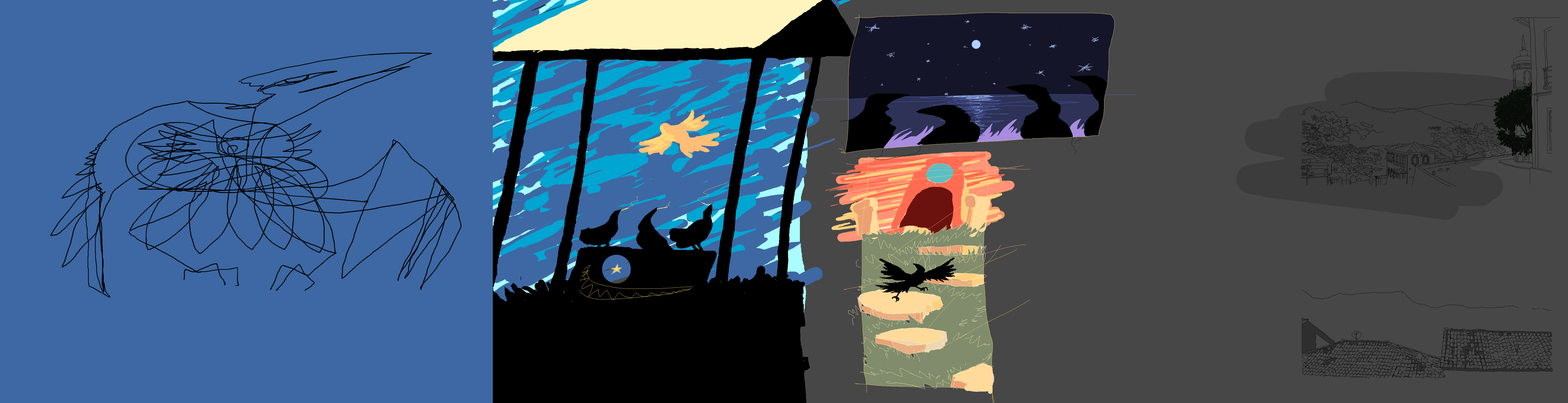
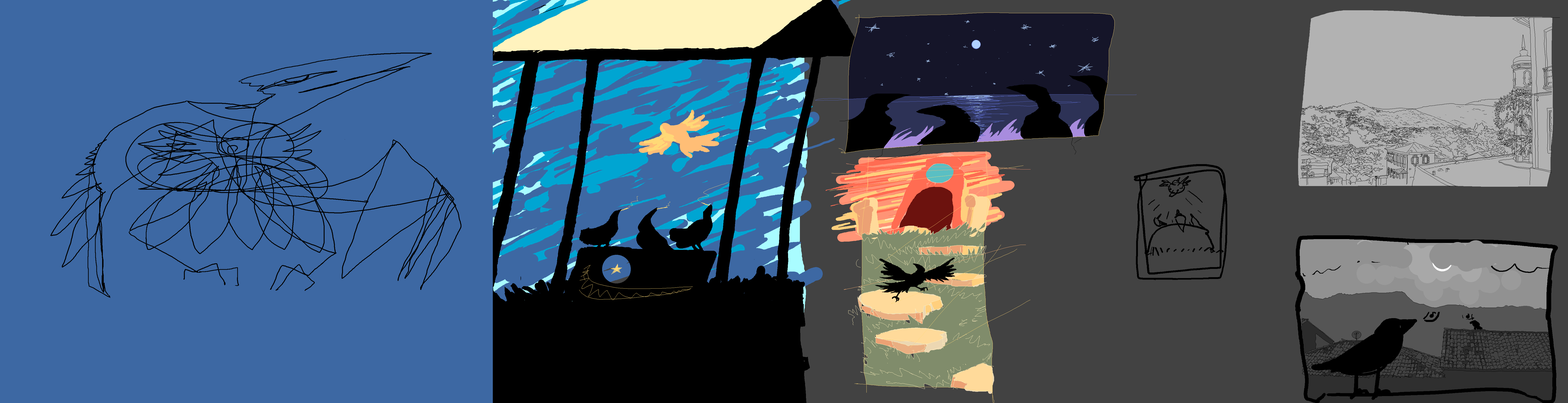
Before/after of a 1568 x 403 layered artwork. What changed in the layer stack:
showed "SKETCH" over [1133,164,1558,403]
painted on "photo 1 TREE f1" over [1495,86,1533,157]
renamed "][ photo 1 line" to "photo 1 line 3", moved it above "photo 1 line 2", painted on it over [1300,99,1500,144]
painted on "photo 1 line 2" over [1301,105,1442,147]
painted on "photo 1 line 1" over [1422,126,1441,147]
painted on "photo 1 color 1" over [1493,82,1536,169]
painted on "bg" over [1236,10,1553,220]
painted on "background" over [494,0,1568,403]
